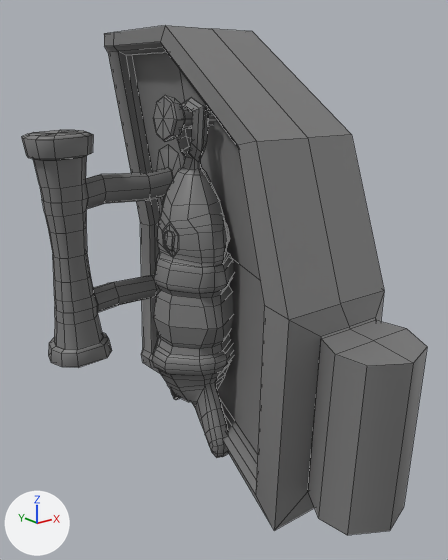
A saved change to the FBX model Assets/Meshes/Shop/Shop_Caravan_Right_Hatch_Mesh.fbx.
Both versions are drawn from a 50 mm lens placed at (2.56, -4.84, 3.41), pointed at (5.16, -1.58, 2.1). Every picture has the same lights, and +X, +Y and +Z are marked at lower left. The picture after the commit comes second. Mesh edges are drawn as thin lines. Where no turn or scale is listed for an object, it has been applied to the vertices. Vertices at exactly the same position are counted once.

The older version as bpy lines, for what is in view:
```python
me_mesh = bpy.data.meshes.new('Mesh')
me_mesh.from_pydata(...)  # 1100 vertices, 1112 faces; spans x -0.88..1.13, y -0.31..2.9, z -0.71..2.28
me_mesh.materials.append(mat_lambert92)  # grey #797979
ob_l_hatchdoor_mesh = bpy.data.objects.new('L_HatchDoor_MESH', me_mesh)
ob_l_hatchdoor_mesh.location = (5.13, -2.859, 1.534)
```
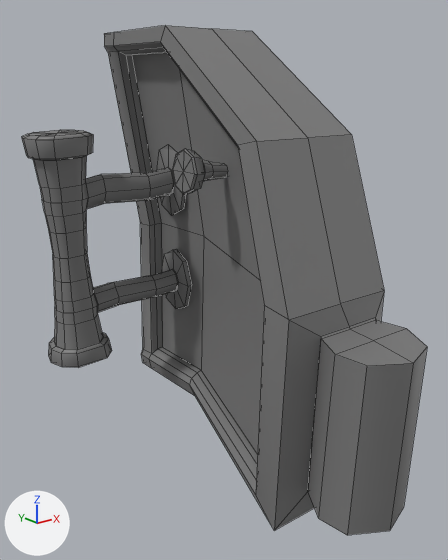
The change in detail:
me_mesh is used by ob_l_hatchdoor_mesh; location (5.13, -2.859, 1.534).
me_mesh had 1100 vertices, 1112 faces and spanned x -0.88..1.13, y -0.31..2.9, z -0.71..2.28.
me_mesh now has 532 vertices, 544 faces and spans x -0.88..1.13, y -0.31..2.9, z -0.69..2.28.
me_mesh part 1: the loose piece of 82 vertices spanning x -0.29..0.27, y 1.37..1.67, z 1.52..1.82 is moved by (0.0, -0.21, -0.32).
me_mesh part 2: the loose piece of 568 vertices spanning x -0.4..0.27, y 1.08..1.88, z -0.71..1.8 is deleted.

What differs and where, as boxes [x1, y1, x2, y2] in the pictures (448 x 560 px; the box of a moved part takes in the faces that stretch with it):
part 1 of me_mesh, moved or reshaped: before [153, 95, 214, 142]; after [172, 148, 227, 195]
part 2 of me_mesh, deleted: before [152, 98, 234, 458]
